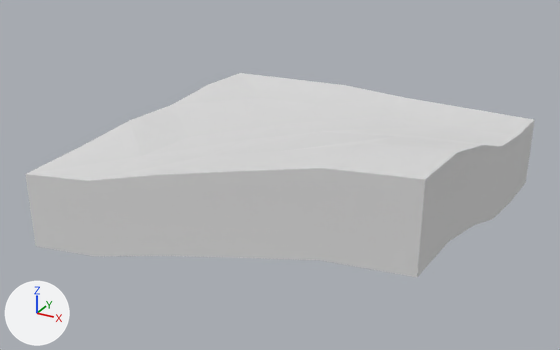
One commit to the glTF model models/ultimate-pack/low-poly-10/m/terrains-terrain-world-hill2.glb: the scene before it, then after it.
Before and after are seen from a 50 mm lens placed at (26.4, -51.7, 22.7), pointed at (-1.1, -1.7, -2.2). The axes (+X, +Y, +Z) are drawn at lower left. The lights are the same throughout. The picture after the commit comes second. Where no turn or scale is listed for an object, it has been applied to the vertices.

The first picture shows 'terrain-world-hill2'.
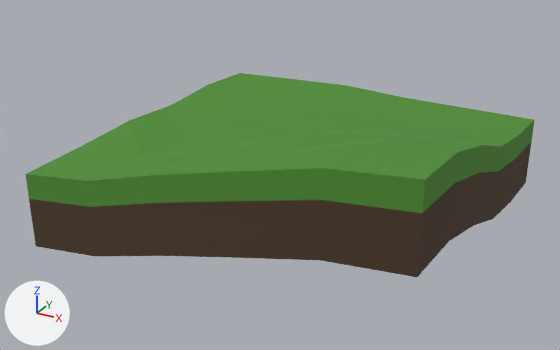
Boxes [x1, y1, x2, y2] around the edits, measured in the pictures (560 x 350 px):
'terrain-world-hill2', recoloured (darker)
    both: [25, 73, 534, 277]

Edits to the bpy script that builds the scene:
```text
Change mat_36_green:
    mat_36_green.base_color: (0.8, 0.8, 0.8) -> (0.0803, 0.273, 0.0348)  # white #e7e7e7 -> green #508f34
Change mat_9_brown_darkest:
    mat_9_brown_darkest.base_color: (0.8, 0.8, 0.8) -> (0.0742, 0.0437, 0.0242)  # white #e7e7e7 -> brown #4d3b2b
```
